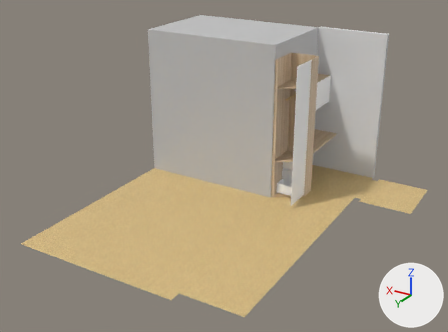
The glTF model scrivania-matrimoniale/scrivania-web.glb as it was, and as the next commit left it.
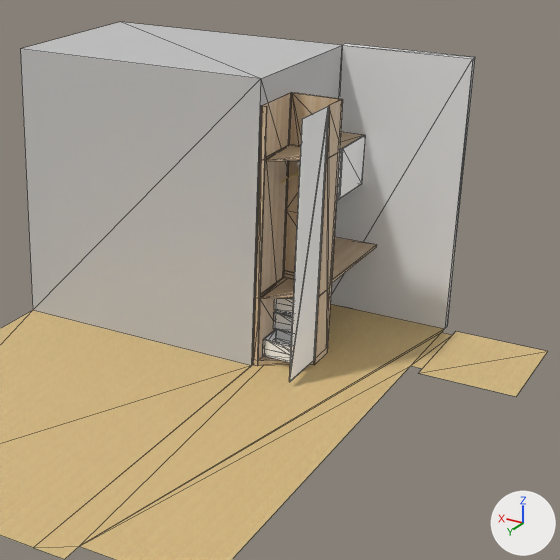
Each version is shown whole from a camera (50 mm lens) standing at (-6.92, 8.86, 4.84) and looking at (-2.25, 1.08, 0.94), then close up on the part from 31% to 97% of the width and 1% to 91% of the height. The axes (+X, +Y, +Z) are drawn at lower right. The lights are the same throughout. The first two pictures are the older version. The close-ups show mesh edges as thin lines. Where no turn or scale is listed for an object, it has been applied to the vertices. Vertices at exactly the same position are counted once.

Names of what the first close-up shows: 'G-Object.438', 'G-Object.467', 'G-Object.475', 'G-Object.476', 'G-Stanza.002', '_G-Object.474 (Loose Mesh)' and 5 more.
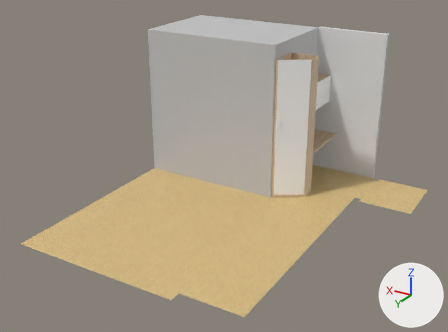
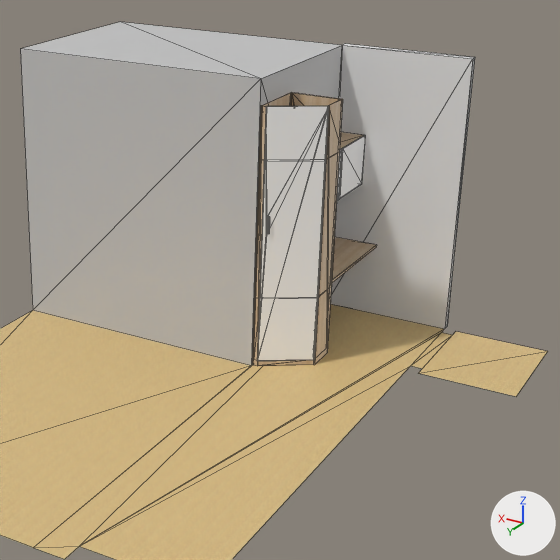
Commit message: Scrivania: anta e cassetti che si aprono

Where the change shows, as pixel boxes (x1, y1, x2, y2) in the close-ups (560 x 560 px):
'G-Anta', added: after (257, 106, 329, 361)
'G-Object.438', deleted: before (289, 106, 329, 382)
part 1 of me_g_object_474, cut back: (257, 106, 315, 366) in both

Edits to the bpy script that builds the scene:
```text
Change me_g_object_474:
    used by ob_g_object_474__loose_mesh; location = (-4.845, -1.867, -0.01)
    remove me_g_object_474.from_pydata(...)  # 50 vertices, 89 faces, 87 loose edges; spans x 1.81..2.31, y 1.22..1.82, z 0.01..2.47
    add me_g_object_474.from_pydata(...)  # 52 vertices, 97 faces, 96 loose edges; spans x 1.81..2.31, y 1.22..1.82, z 0.01..2.47
    me_g_object_474 part 1
    7 faces are deleted
    2 loose edges are deleted
    2 vertices are added at (1.81, 1.52, 0.06), (2.26, 1.82, 0.06)
    7 loose edges are added
    13 new faces join them, mat_190020_404218689637755_783434624_n (picture img_190020_404218689637755_783434624_n)
    2 new faces join them, mat_defaultmaterial (white #e7e7e7)
Add me_g_anta:
    me_g_anta.from_pydata(...)  # 24 vertices, 46 faces, 50 loose edges; spans x 0.0..0.45, y 0.0..0.3, z 0.05..2.46
    # faces by material slot: [10, 36]
    me_g_anta.materials.append(mat_defaultmaterial)  # white #e7e7e7
    me_g_anta.materials.append(mat_0128_white_1)  # white #ffffff
Remove ob_g_object_438:
    ob_g_object_438 = bpy.data.objects.new('G-Object.438', me_g_object_438)
    ob_g_object_438.location = (-3.04, -0.343, 0.0)
Add ob_g_anta:
    ob_g_anta = bpy.data.objects.new('G-Anta', me_g_anta)
    ob_g_anta.location = (-3.04, -0.343, 0.0)
```
